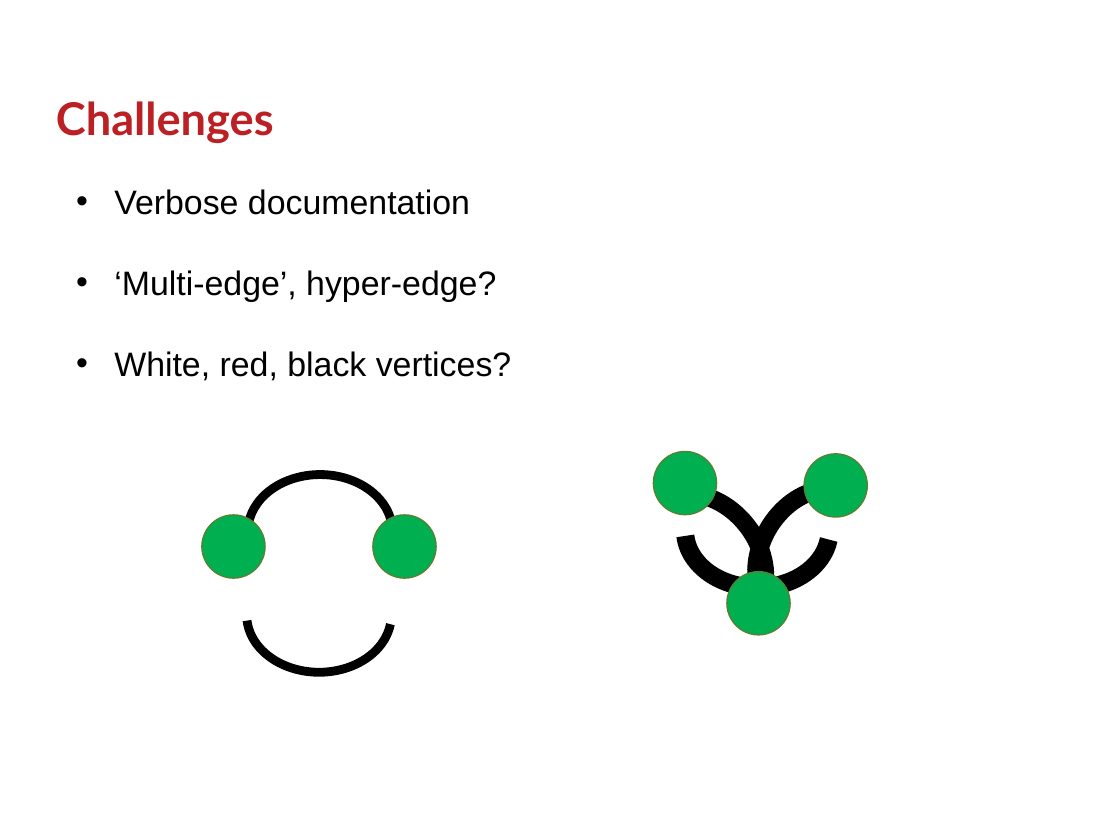
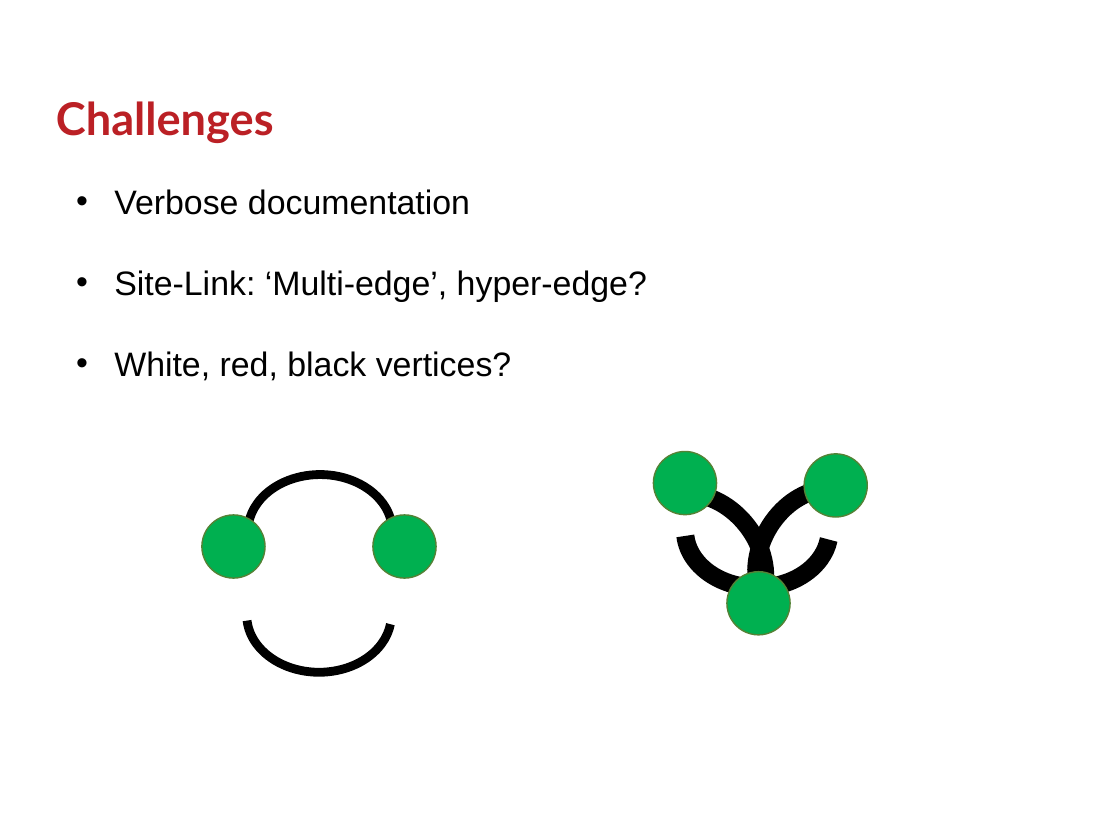
Before and after one commit to GSam/Slides, a slide deck: slide 39 of Samba KCC.pptx (slide 31 before the commit). Drawn at 1120x840 pixels with LibreOffice and Linux fonts; fonts in the diff are those of the drawing; background and template pictures are left out. Boxes give left, top, right and bottom in pixels: in the first picture for what was removed or moved away, otherwise in the second. Text is boxed around its words. In the diff, an @@ line names an element or a change of style, - is before the commit and + after.

```diff
--- a/Samba KCC.pptx
+++ b/Samba KCC.pptx
@@ text at bbox=[114, 270, 647, 302]: text changed @@
-• ‘Multi-edge’, hyper-edge?
+• Site-Link: ‘Multi-edge’, hyper-edge?
```
Also in this commit, not shown: 13 other slides changed, 11 slides added, 7 slides removed, 1 other file.
